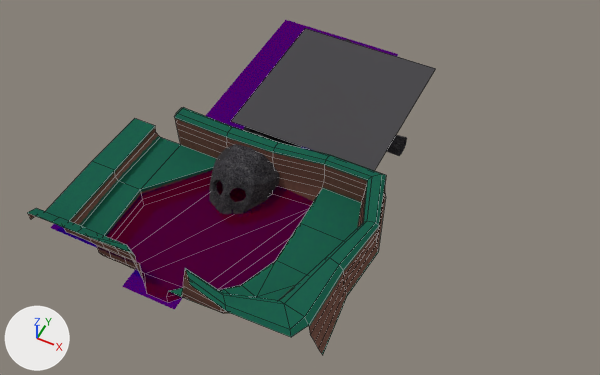
Two versions of the Blender file Assets/World/C9L1/raw/C9L1.blend, one commit apart.
Camera for both pictures: a camera (50 mm lens) standing at (313.0, -301.0, 423.0) and looking at (162.0, 1.0, 46.0). Arrows for +X, +Y and +Z are at lower left; the lights stay in place. Mesh edges are drawn as thin lines on the coarser meshes.

Names of what the first picture shows: 'C9L1', 'SkullRockEntrance', 'SkullRock_ShadowBlocker'.
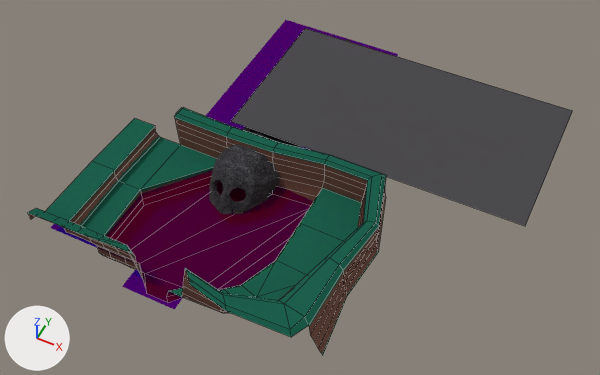
Boxes (x1, y1, x2, y2) around the edits, measured in the pictures (600 x 375 px):
'SkullRock_ShadowBlocker', reshaped (66% wider, 38% taller)
    before: (232, 28, 436, 171)
    after: (232, 28, 572, 226)

Edits to the bpy script that builds the scene:
```text
Change me_cube_002:
    where me_cube_002.from_pydata(...)  # 4 vertices, 1 face; spans x -15.0..79.8, y 13.7..116.7, z 24.8
    used by ob_skullrock_shadowblocker; location = (124.4, -2.3, 45.0)
    me_cube_002 part 1
    me_cube_002.vertices[1].co: (79.8, 13.7, 24.8) -> (169.8, 13.7, 24.8)  # not seen -> pixel (525, 226)
    me_cube_002.vertices[3].co: (79.8, 116.7, 24.8) -> (169.8, 116.7, 24.8)  # pixel (435, 68) -> pixel (572, 110)
```
